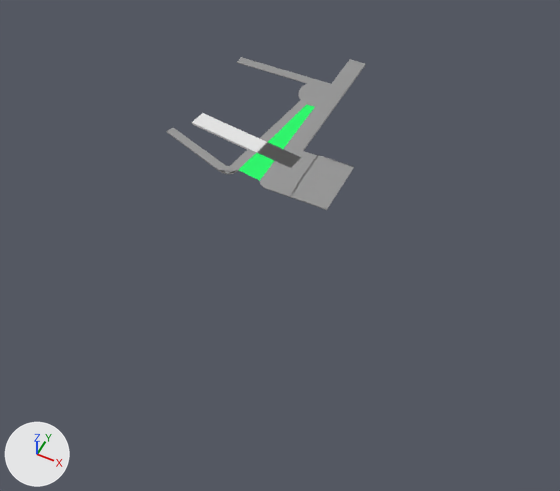
One commit to the Blender file Mapa/map.blend: the scene before it, then after it.
Camera for both pictures: a camera (50 mm lens) standing at (142.0, -229.0, 229.0) and looking at (35.0, -14.0, -40.0). Lighting does not change. The marker at lower left points along +X, +Y and +Z.
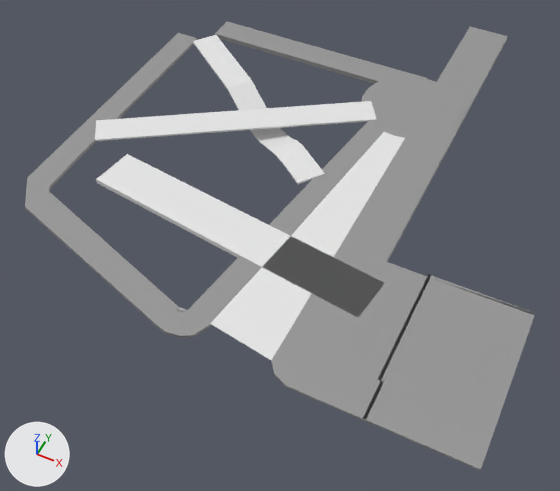
Changed parts and their boxes (x1, y1, x2, y2) in the pictures (560 x 491 px):
'Cube', added: after (25, 21, 535, 470)
'Cube.002', moved, rescaled (163% wider, 193% taller): before (192, 113, 301, 168); after (96, 154, 384, 317)
'Cube.005', recoloured, moved, rescaled (155% wider, 197% taller): before (239, 105, 315, 181); after (210, 132, 405, 360)
'Cube.001', reshaped, moved, turned, rescaled: before (166, 57, 366, 210); after (193, 35, 325, 184)
'Cube.008', added: after (95, 101, 376, 141)
part 1 of me_cube_006, deleted: before (166, 59, 366, 210)
part 2 of me_cube_006, added: after (193, 35, 325, 184)

The change, as a list of edits to the scene's bpy script:
```text
Change me_cube_006:
    used by ob_cube_001; location = (-0.2, 57.7, -0.9); rotation_euler = (0.0, 0.0, 1.571), in degrees (0, 0, 90); scale = (2.43, -23.8, 0.175)
    remove me_cube_006.from_pydata(...)  # 450 vertices, 358 faces, 6 loose edges; spans x -31.5..10.4, y -1.1..2.5, z -4.5..1.1
    remove me_cube_006.materials.append(mat_material_004)  # grey #969696
    add me_cube_006.from_pydata(...)  # 56 vertices, 54 faces; spans x -1.0..1.0, y -1.0..1.0, z -17.0..1.0
    me_cube_006 part 1: 6 loose pieces with 436 vertices, spanning x -31.5..10.4, y -1.1..2.5, z -4.5..1.1, are deleted
    me_cube_006 part 2: 48 vertices added at x -1.0..1.0, y -0.2..1.0, z -17.0..1.0
Change me_cube_004:
    where me_cube_004.from_pydata(...)  # 13 vertices, 3 faces; spans x -30.3..-7.1, y 0.6..1.1, z 1.0..1.1
    remove me_cube_004.materials.append(mat_material_007)  # green #00f865
Add me_cube_003:
    me_cube_003.from_pydata([(-1.0, -1.0, -1.0), (-1.0, -1.0, 1.0), (-1.0, 1.0, -1.0), (-1.0, 1.0, 1.0), (1.0, -1.0, -1.0), (1.0, -1.0, 1.0), (1.0, 1.0, -1.0), (1.0, 1.0, 1.0), (-1.0, 1.01, 1.0), (-1.0, 1.01, -1.0), (1.0, 1.01, -1.0), (1.0, 1.01, 1.0)], [], [(0, 1, 3, 2), (7, 6, 10, 11), (6, 7, 5, 4), (4, 5, 1, 0), (2, 6, 4, 0), (7, 3, 1, 5), (9, 8, 11, 10), (6, 2, 9, 10), (3, 7, 11, 8), (2, 3, 8, 9)])
Add me_cube:
    me_cube.from_pydata(...)  # 578 vertices, 488 faces, 6 loose edges; spans x -1.0..36.2, y -3.7..2.0, z -4.5..1.1
    me_cube.materials.append(mat_material_004)  # grey #969696
Change ob_cube_001:
    ob_cube_001.location: (-0.2, 57.7, -0.9) -> (-7.1, 40.0, -9.1)
    ob_cube_001.rotation_euler: (0.0, 0.0, 1.571) -> (0.0, 0.0, 4.067)  # degrees (0, 0, 90) -> degrees (0, 0, 233)
    ob_cube_001.scale: (2.43, -23.8, 0.175) -> (6.8, 61.1, 0.428)
Change ob_cube_002:
    ob_cube_002.location: (-9.2, -10.2, -0.9) -> (-16.8, -76.2, -9.1)
    ob_cube_002.scale: (1.83, -18.2, 0.175) -> (4.48, -44.4, 0.428)
Change ob_cube_005:
    ob_cube_005.location: (-0.2, 57.7, -0.9) -> (5.1, 89.6, -9.2)
    ob_cube_005.scale: (2.43, -23.8, 0.175) -> (5.93, -58.2, 0.428)
Add ob_cube_008:
    ob_cube_008 = bpy.data.objects.new('Cube.008', me_cube_003)
    ob_cube_008.location = (-7.0, 23.9, -9.1)
    ob_cube_008.rotation_euler = (0.0, 0.0, 2.147)  # degrees (0, 0, 123)
    ob_cube_008.scale = (7.12, 66.5, 0.428)
Add ob_cube:
    ob_cube = bpy.data.objects.new('Cube', me_cube)
    ob_cube.location = (-65.2, -9.2, -9.2)
    ob_cube.scale = (5.93, -43.8, 0.428)
```
